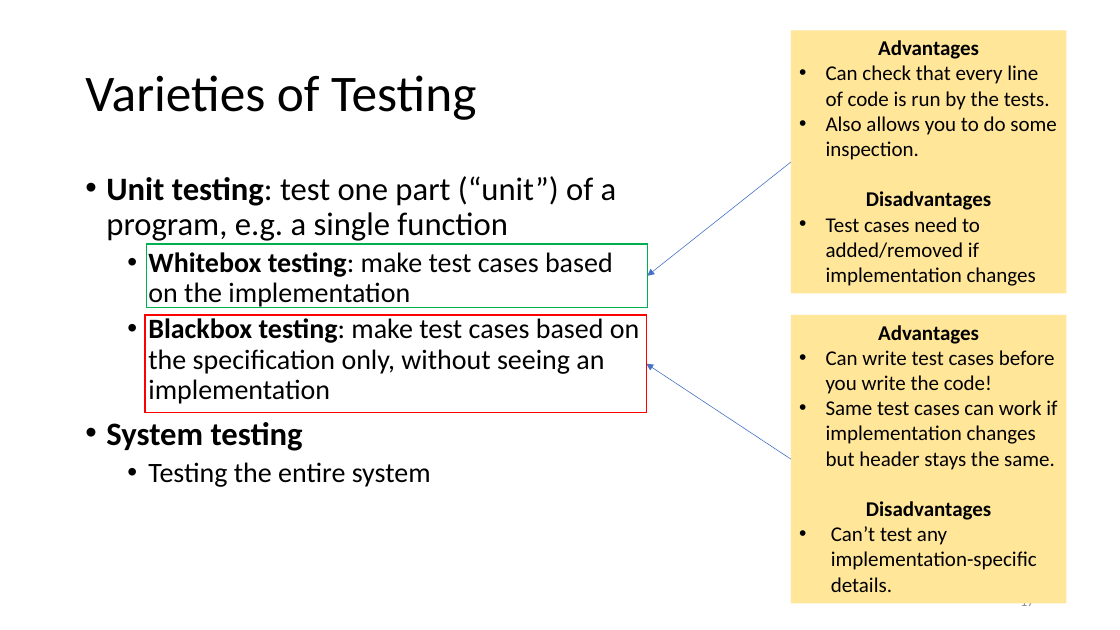
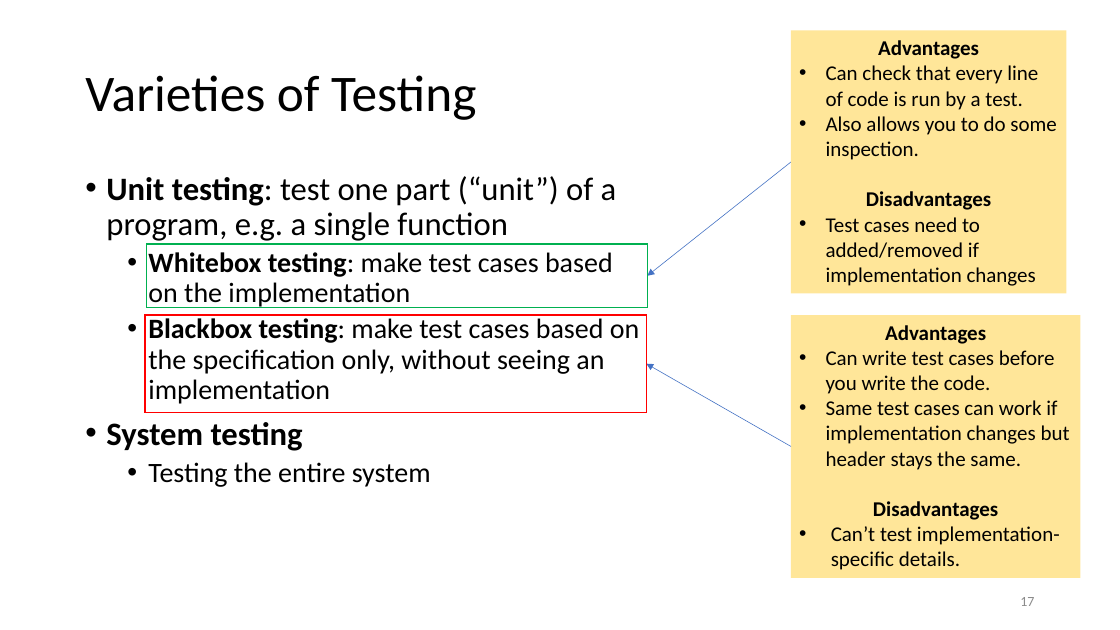
Before and after one commit to tjd1234/cmpt135spring2024, a slide deck: slide 17 of sample_code/week2/week2_cmpt135.pptx. Drawn at 1120x630 pixels with LibreOffice and Linux fonts; fonts in the diff are those of the drawing. Boxes give left, top, right and bottom in pixels: in the first picture for what was removed or moved away, otherwise in the second. Text is boxed around its words. In the diff, an @@ line names an element or a change of style, - is before the commit and + after.

```diff
--- a/sample_code/week2/week2_cmpt135.pptx
+++ b/sample_code/week2/week2_cmpt135.pptx
@@ text in rectangle at bbox=[826, 65, 1038, 110]: text changed @@
-• Can check that every line of code is run by the tests.
+• Can check that every line of code is run by a test.
@@ rectangle "Advantages": place and size @@
-rectangle "Advantages" at bbox=[791, 315, 1067, 603]
+rectangle "Advantages" at bbox=[791, 315, 1081, 578]
@@ text in rectangle at bbox=[826, 350, 1055, 394]: text changed @@
-• Can write test cases before you write the code!
+• Can write test cases before you write the code.
@@ arrow moved from (791, 460) - (646, 364) to (791, 447) - (646, 364) @@
@@ text in rectangle at bbox=[831, 526, 1060, 570]: text changed @@
-• Can’t test any implementation-specific details.
+• Can’t test implementation-specific details.
```
Also in this commit, not shown: 15 other slides changed, 20 slides added, 5 other files.
